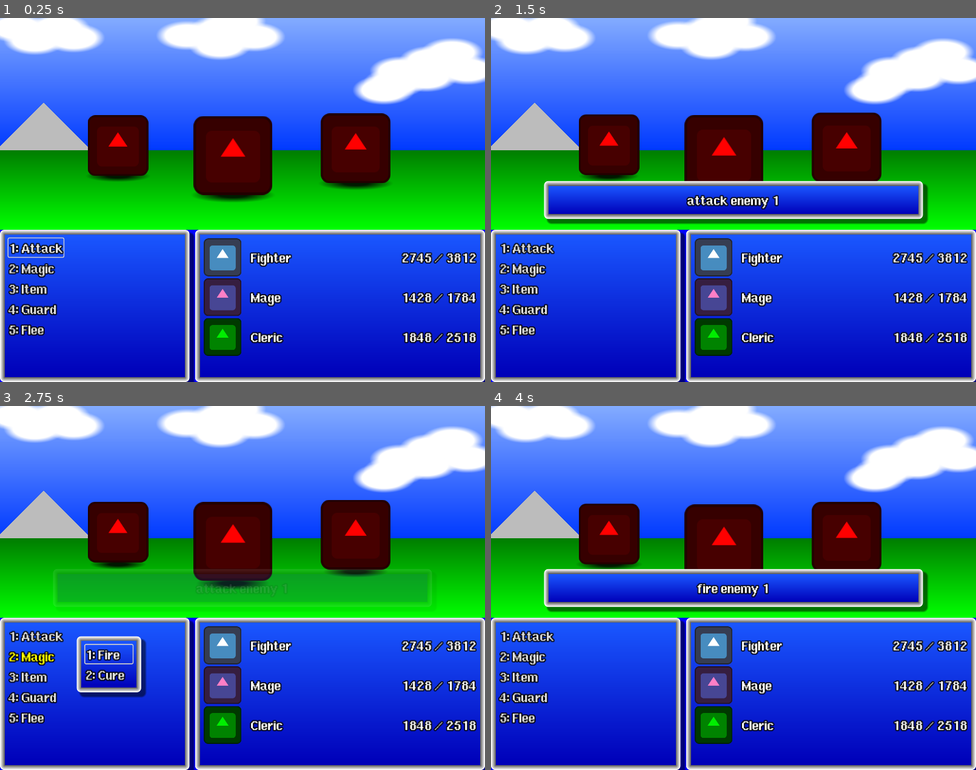
Above: before the commit, frames 1-4 (two rows, left to right).
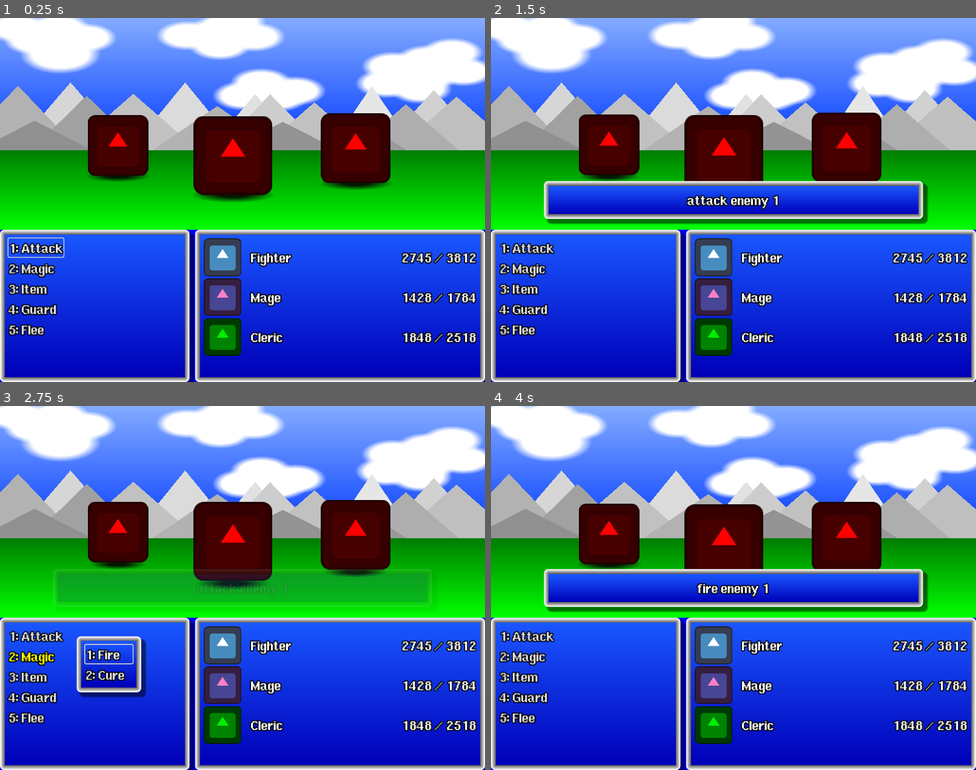
Above: after the commit, the same moments.

Repository: Toxe/godot-modal-dialogs
Game: Godot game, scene res://main.tscn
The game is run twice, just before and just after one commit, with the same random seed, the same clock (stepped at 60 frames per second) and the same inputs. The engine's default icon, where the game draws it, is replaced by a stand-in: a white triangle on a blue panel in a dark square.
Inputs:
- Up to frame 1 (0.25 s): no input
- Up to frame 2 (1.5 s): click "1: Attack" at 0.5 s; click "1: Enemy A" at 1.25 s
- Up to frame 3 (2.75 s): click "2: Magic" at 2 s
- Up to frame 4 (4 s): click "1: Fire" at 2.75 s; click "1: Enemy A" at 3.5 s

The runs differ from the first frame. In frame 1, 12% of the frame differs, in the area x 0-100%, y 1-37%; in frame 2, 12%; in frame 3, 12%; in frame 4, 13%.

Commit message:
Update mountains and clouds

Diff:
--- a/T05_ModalDialogs/main.tscn
+++ b/T05_ModalDialogs/main.tscn
@@ -43,7 +43,6 @@
 texture = SubResource("GradientTexture2D_0otgd")
 
 [node name="Cloud1" type="TextureRect" parent="Background/Sky"]
-layout_mode = 0
 offset_left = -32.0
 offset_top = -11.0
 offset_right = 103.0
@@ -52,7 +51,6 @@
 expand_mode = 1
 
 [node name="Cloud5" type="TextureRect" parent="Background/Sky"]
-layout_mode = 0
 offset_left = 328.0
 offset_top = 5.0
 offset_right = 463.0
@@ -61,7 +59,6 @@
 expand_mode = 1
 
 [node name="Cloud6" type="TextureRect" parent="Background/Sky"]
-layout_mode = 0
 offset_left = 399.0
 offset_top = -7.0
 offset_right = 534.0
@@ -70,7 +67,6 @@
 expand_mode = 1
 
 [node name="Cloud7" type="TextureRect" parent="Background/Sky"]
-layout_mode = 0
 offset_left = 397.0
 offset_top = 26.0
 offset_right = 532.0
@@ -79,7 +75,6 @@
 expand_mode = 1
 
 [node name="Cloud8" type="TextureRect" parent="Background/Sky"]
-layout_mode = 0
 offset_left = 469.0
 offset_top = 8.0
 offset_right = 604.0
@@ -87,8 +82,39 @@
 texture = SubResource("GradientTexture2D_uvdbk")
 expand_mode = 1
 
+[node name="Cloud17" type="TextureRect" parent="Background/Sky"]
+offset_left = 518.0
+offset_top = 135.0
+offset_right = 653.0
+offset_bottom = 199.0
+texture = SubResource("GradientTexture2D_uvdbk")
+expand_mode = 1
+
+[node name="Cloud18" type="TextureRect" parent="Background/Sky"]
+offset_left = 555.0
+offset_top = 122.0
+offset_right = 690.0
+offset_bottom = 186.0
+texture = SubResource("GradientTexture2D_uvdbk")
+expand_mode = 1
+
+[node name="Cloud19" type="TextureRect" parent="Background/Sky"]
+offset_left = 484.0
+offset_top = 105.0
+offset_right = 619.0
+offset_bottom = 169.0
+texture = SubResource("GradientTexture2D_uvdbk")
+expand_mode = 1
+
+[node name="Cloud20" type="TextureRect" parent="Background/Sky"]
+offset_left = 447.0
+offset_top = 132.0
+offset_right = 582.0
+offset_bottom = 196.0
+texture = SubResource("GradientTexture2D_uvdbk")
+expand_mode = 1
+
 [node name="Cloud16" type="TextureRect" parent="Background/Sky"]
-layout_mode = 0
 offset_left = 428.0
 offset_top = -25.0
 offset_right = 563.0
@@ -97,25 +123,22 @@
 expand_mode = 1
 
 [node name="Cloud9" type="TextureRect" parent="Background/Sky"]
-layout_mode = 0
-offset_left = 766.0
-offset_top = 105.0
-offset_right = 901.0
-offset_bottom = 169.0
+offset_left = 749.0
+offset_top = 106.0
+offset_right = 884.0
+offset_bottom = 170.0
 texture = SubResource("GradientTexture2D_uvdbk")
 expand_mode = 1
 
 [node name="Cloud10" type="TextureRect" parent="Background/Sky"]
-layout_mode = 0
-offset_left = 743.0
-offset_top = 120.0
-offset_right = 878.0
-offset_bottom = 184.0
+offset_left = 821.0
+offset_top = 118.0
+offset_right = 956.0
+offset_bottom = 182.0
 texture = SubResource("GradientTexture2D_uvdbk")
 expand_mode = 1
 
 [node name="Cloud11" type="TextureRect" parent="Background/Sky"]
-layout_mode = 0
 offset_left = 832.0
 offset_top = 93.0
 offset_right = 967.0
@@ -124,34 +147,30 @@
 expand_mode = 1
 
 [node name="Cloud12" type="TextureRect" parent="Background/Sky"]
-layout_mode = 0
-offset_left = 779.0
-offset_top = 80.0
-offset_right = 914.0
-offset_bottom = 144.0
+offset_left = 762.0
+offset_top = 70.0
+offset_right = 897.0
+offset_bottom = 134.0
 texture = SubResource("GradientTexture2D_uvdbk")
 expand_mode = 1
 
 [node name="Cloud13" type="TextureRect" parent="Background/Sky"]
-layout_mode = 0
-offset_left = 841.0
-offset_top = 58.0
-offset_right = 976.0
-offset_bottom = 122.0
+offset_left = 834.0
+offset_top = 56.0
+offset_right = 969.0
+offset_bottom = 120.0
 texture = SubResource("GradientTexture2D_uvdbk")
 expand_mode = 1
 
 [node name="Cloud14" type="TextureRect" parent="Background/Sky"]
-layout_mode = 0
-offset_left = 919.0
-offset_top = 78.0
-offset_right = 1054.0
-offset_bottom = 142.0
+offset_left = 911.0
+offset_top = 81.0
+offset_right = 1046.0
+offset_bottom = 145.0
 texture = SubResource("GradientTexture2D_uvdbk")
 expand_mode = 1
 
 [node name="Cloud15" type="TextureRect" parent="Background/Sky"]
-layout_mode = 0
 offset_left = 887.0
 offset_top = 41.0
 offset_right = 1022.0
@@ -160,7 +179,6 @@
 expand_mode = 1
 
 [node name="Cloud2" type="TextureRect" parent="Background/Sky"]
-layout_mode = 0
 offset_left = 6.0
 offset_top = 15.0
 offset_right = 141.0
@@ -169,7 +187,6 @@
 expand_mode = 1
 
 [node name="Cloud3" type="TextureRect" parent="Background/Sky"]
-layout_mode = 0
 offset_left = 56.0
 offset_top = -11.0
 offset_right = 191.0
@@ -178,22 +195,119 @@
 expand_mode = 1
 
 [node name="Cloud4" type="TextureRect" parent="Background/Sky"]
-layout_mode = 0
-offset_left = 88.0
+offset_left = 113.0
 offset_top = 10.0
-offset_right = 223.0
+offset_right = 248.0
 offset_bottom = 74.0
+texture = SubResource("GradientTexture2D_uvdbk")
+expand_mode = 1
+
+[node name="Cloud21" type="TextureRect" parent="Background/Sky"]
+offset_left = 40.0
+offset_top = 33.0
+offset_right = 215.0
+offset_bottom = 119.0
 texture = SubResource("GradientTexture2D_uvdbk")
 expand_mode = 1
 
 [node name="Mountains" type="Node2D" parent="Background"]
 y_sort_enabled = true
 
-[node name="Polygon2D" type="Polygon2D" parent="Background/Mountains"]
-position = Vector2(92, 179)
-scale = Vector2(2, 1)
-color = Color(0.737255, 0.737255, 0.737255, 1)
-polygon = PackedVector2Array(0, 0, 50, 100, -50, 100)
+[node name="Polygon2D1" type="Polygon2D" parent="Background/Mountains"]
+position = Vector2(38, 143)
+scale = Vector2(1.85, 0.906667)
+color = Color(0.7, 0.7, 0.7, 1)
+polygon = PackedVector2Array(0, 0, 70, 150, -70, 150)
+
+[node name="Polygon2D2" type="Polygon2D" parent="Background/Mountains"]
+position = Vector2(183, 164)
+scale = Vector2(1.84643, 0.84)
+color = Color(0.631373, 0.631373, 0.631373, 1)
+polygon = PackedVector2Array(0, 0, 70, 150, -70, 150)
+
+[node name="Polygon2D16" type="Polygon2D" parent="Background/Mountains"]
+position = Vector2(73, 217)
+scale = Vector2(2.3375, 0.553334)
+color = Color(0.564706, 0.564706, 0.564706, 1)
+polygon = PackedVector2Array(0, 0, 70, 150, -70, 150)
+
+[node name="Polygon2D3" type="Polygon2D" parent="Background/Mountains"]
+position = Vector2(149, 136)
+scale = Vector2(2.01429, 1.08667)
+color = Color(0.839216, 0.839216, 0.839216, 1)
+polygon = PackedVector2Array(0, 0, 70, 150, -2.66284, 150, -70, 150)
+
+[node name="Polygon2D5" type="Polygon2D" parent="Background/Mountains"]
+position = Vector2(785, 143)
+scale = Vector2(1.77143, 1.22)
+color = Color(0.901961, 0.901961, 0.901961, 1)
+polygon = PackedVector2Array(0, 0, 70, 150, -2.66284, 150, -70, 150)
+
+[node name="Polygon2D4" type="Polygon2D" parent="Background/Mountains"]
+position = Vector2(281.5, 160)
+scale = Vector2(2.03571, 0.826667)
+color = Color(0.758192, 0.758192, 0.758192, 1)
+polygon = PackedVector2Array(0, 0, 70, 150, -70, 150)
+
+[node name="Polygon2D6" type="Polygon2D" parent="Background/Mountains"]
+position = Vector2(458.75, 186)
+scale = Vector2(2.16786, 0.686667)
+color = Color(0.7, 0.7, 0.7, 1)
+polygon = PackedVector2Array(0, 0, 70, 150, -70, 150)
+
+[node name="Polygon2D10" type="Polygon2D" parent="Background/Mountains"]
+position = Vector2(391, 136)
+scale = Vector2(1.44643, 0.826667)
+color = Color(0.858824, 0.858824, 0.858824, 1)
+polygon = PackedVector2Array(0, 0, 70, 150, -70, 150)
+
+[node name="Polygon2D7" type="Polygon2D" parent="Background/Mountains"]
+position = Vector2(664, 178)
+scale = Vector2(2.03571, 0.826667)
+color = Color(0.756863, 0.756863, 0.756863, 1)
+polygon = PackedVector2Array(0, 0, 70, 150, -70, 150)
+
+[node name="Polygon2D11" type="Polygon2D" parent="Background/Mountains"]
+position = Vector2(538.813, 160)
+scale = Vector2(1.27411, 0.713333)
+color = Color(0.882353, 0.882353, 0.882353, 1)
+polygon = PackedVector2Array(0, 0, 70, 150, -70, 150)
+
+[node name="Polygon2D12" type="Polygon2D" parent="Background/Mountains"]
+position = Vector2(570.688, 161)
+scale = Vector2(1.23839, 0.593333)
+color = Color(0.807843, 0.807843, 0.807843, 1)
+polygon = PackedVector2Array(0, 0, 70, 150, -70, 150)
+
+[node name="Polygon2D8" type="Polygon2D" parent="Background/Mountains"]
+position = Vector2(964, 166)
+scale = Vector2(2.03571, 0.826667)
+color = Color(0.752941, 0.752941, 0.752941, 1)
+polygon = PackedVector2Array(0, 0, 70, 150, -70, 150)
+
+[node name="Polygon2D14" type="Polygon2D" parent="Background/Mountains"]
+position = Vector2(916, 152)
+scale = Vector2(1.46071, 0.746667)
+color = Color(0.823529, 0.823529, 0.823529, 1)
+polygon = PackedVector2Array(0, 0, 70, 150, -70, 150)
+
+[node name="Polygon2D9" type="Polygon2D" parent="Background/Mountains"]
+position = Vector2(755, 213)
+scale = Vector2(2.28214, 0.68)
+color = Color(0.6, 0.6, 0.6, 1)
+polygon = PackedVector2Array(0, 0, 70, 150, -70, 150)
+
+[node name="Polygon2D15" type="Polygon2D" parent="Background/Mountains"]
+position = Vector2(597.125, 219)
+scale = Vector2(2.50179, 0.593333)
+color = Color(0.580392, 0.580392, 0.580392, 1)
+polygon = PackedVector2Array(0, 0, 70, 150, -70, 150)
+
+[node name="Polygon2D13" type="Polygon2D" parent="Background/Mountains"]
+position = Vector2(857, 182)
+scale = Vector2(2.03571, 0.826667)
+color = Color(0.682353, 0.682353, 0.682353, 1)
+polygon = PackedVector2Array(0, 0, 70, 150, -70, 150)
 
 [node name="Ground" type="TextureRect" parent="Background"]
 offset_top = 279.0
